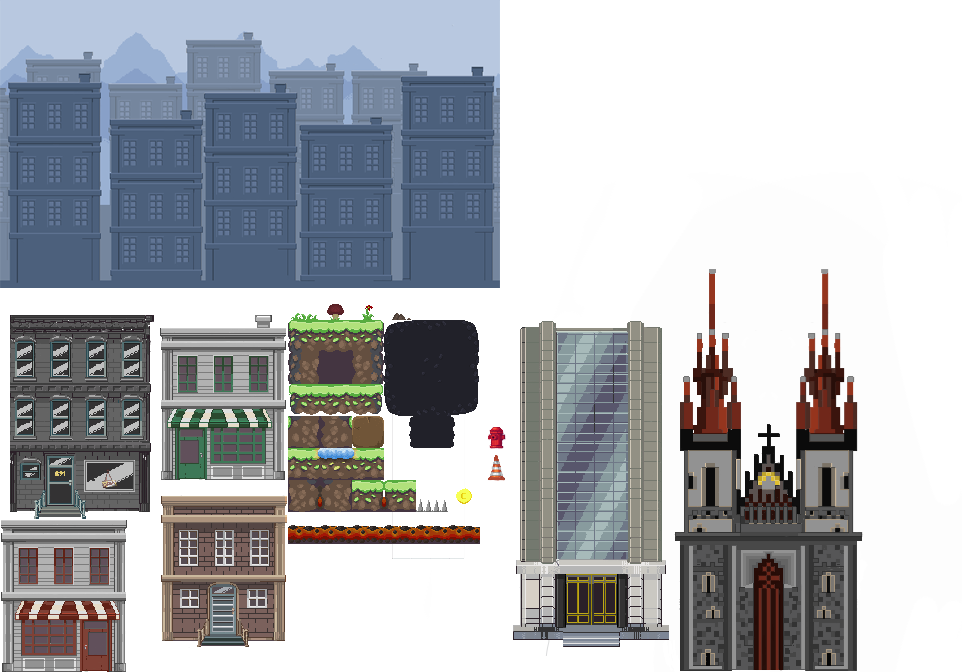
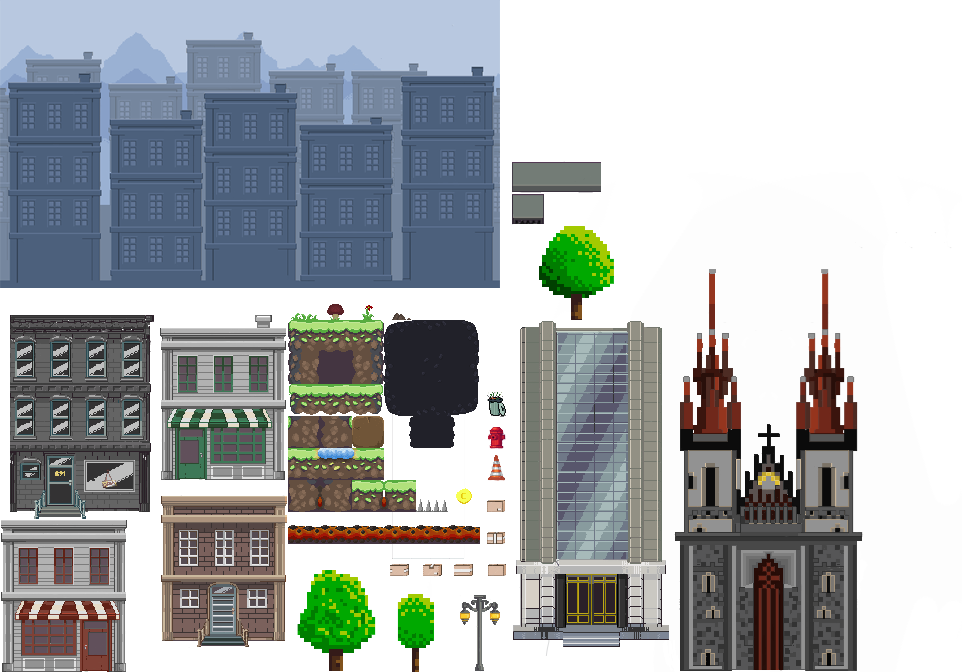
Before/after of a w=962, h=672 layered artwork. What changed in the layer stack:
added layer "From selection" (1st of 12) above "From selection" over (397, 594, 434, 672)
added layer "From selection" (2nd of 12) above "From selection" over (539, 226, 614, 320)
added layer "From selection" (3rd of 12) above "From selection" over (297, 570, 376, 671)
added layer "From selection" (4th of 12) above "Causa" over (460, 595, 500, 672)
added layer "Causa" above "From selection" over (487, 391, 508, 417)
added layer "From selection" (5th of 12) above "From selection" over (454, 564, 473, 576)
added layer "From selection" (6th of 12) above "From selection" over (487, 532, 505, 544)
added layer "From selection" (7th of 12) above "From selection" over (488, 564, 506, 576)
added layer "From selection" (8th of 12) above "From selection" over (390, 563, 409, 576)
added layer "From selection" (9th of 12) above "From selection" over (487, 500, 505, 512)
added layer "From selection" (10th of 12) above "Inserted Image copia" over (423, 564, 442, 577)
added layer "Inserted Image copia" above "Inserted Image" over (512, 194, 952, 249)
added layer "Inserted Image" (1st of 2) above "From selection" over (512, 161, 601, 193)
